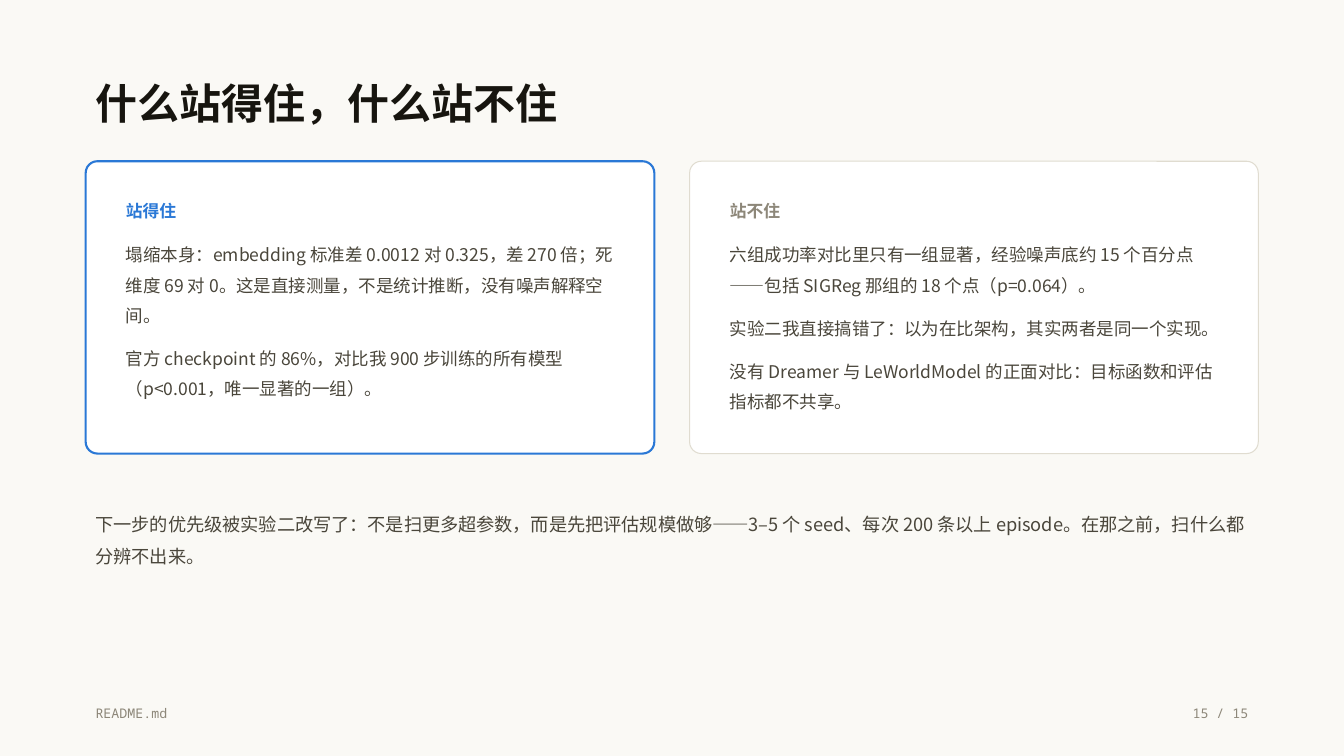
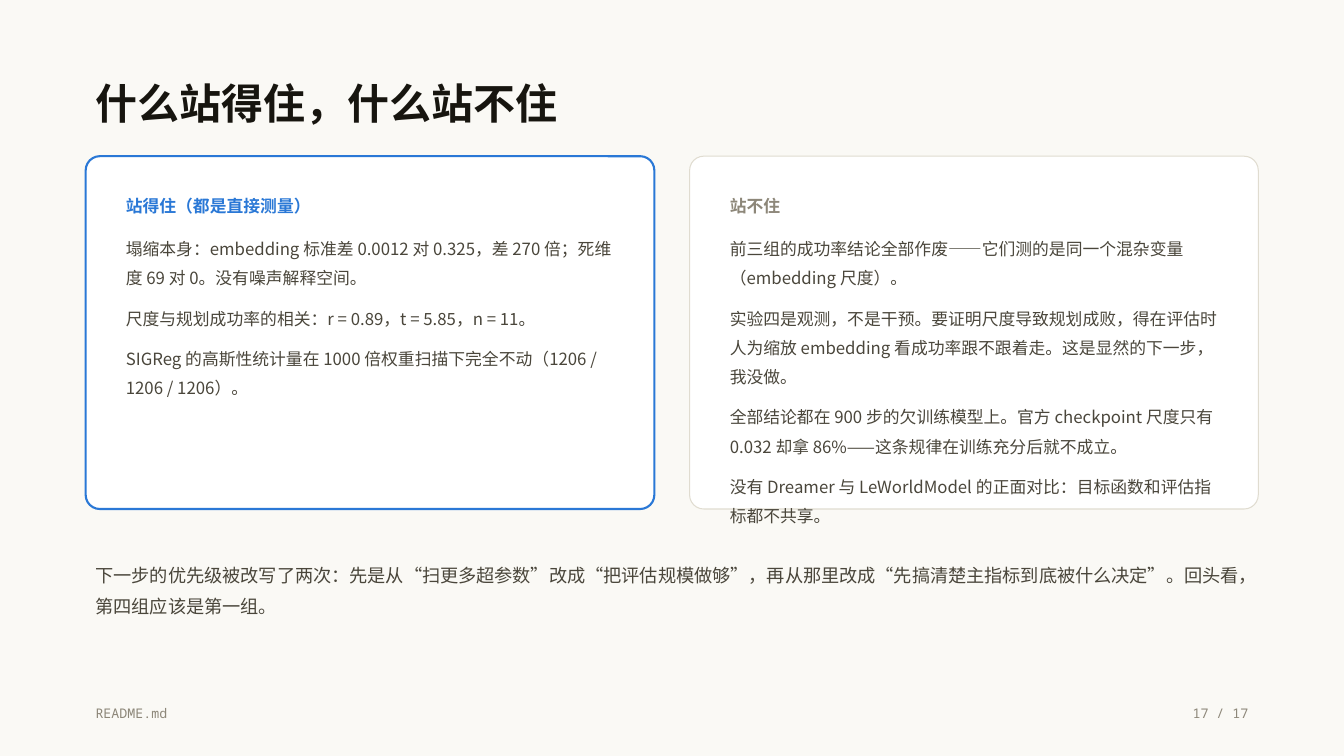
Before and after one commit to ZephyrFinn/world-models-study, a slide deck: slide 17 of slides/世界模型的两条路线.pptx (slide 15 before the commit). Drawn at 1344x756 pixels with LibreOffice and Linux fonts; fonts in the diff are those of the drawing. Boxes give left, top, right and bottom in pixels: in the first picture for what was removed or moved away, otherwise in the second. Text is boxed around its words. In the diff, an @@ line names an element or a change of style, - is before the commit and + after.

```diff
--- a/slides/世界模型的两条路线.pptx
+++ b/slides/世界模型的两条路线.pptx
@@ rounded rectangle: place and size @@
-rounded rectangle at [86, 161, 654, 454]
+rounded rectangle at [86, 156, 654, 509]
@@ rounded rectangle: place and size @@
-rounded rectangle at [690, 161, 1258, 454]
+rounded rectangle at [690, 156, 1258, 509]
@@ text at [126, 197, 611, 396]: text changed; size 12.5 to 12 pt @@
-站得住
-塌缩本身：embedding 标准差 0.0012 对 0.325，差 270 倍；死维度 69 对 0。这是直接测量，不是统计推断，没有噪声解释空间。
-官方 checkpoint 的 86%，对比我 900 步训练的所有模型（p<0.001，唯一显著的一组）。
+站得住（都是直接测量）
+塌缩本身：embedding 标准差 0.0012 对 0.325，差 270 倍；死维度 69 对 0。没有噪声解释空间。
+尺度与规划成功率的相关：r = 0.89，t = 5.85，n = 11。
+SIGReg 的高斯性统计量在 1000 倍权重扫描下完全不动（1206 / 1206 / 1206）。
@@ text at [730, 241, 1217, 455]: text changed; size 12.5 to 12 pt @@
-六组成功率对比里只有一组显著，经验噪声底约 15 个百分点——包括 SIGReg 那组的 18 个点（p=0.064）。
-实验二我直接搞错了：以为在比架构，其实两者是同一个实现。
+前三组的成功率结论全部作废——它们测的是同一个混杂变量（embedding 尺度）。
+实验四是观测，不是干预。要证明尺度导致规划成败，得在评估时人为缩放 embedding 看成功率跟不跟着走。这是显然的下一步，我没做。
+全部结论都在 900 步的欠训练模型上。官方 checkpoint 尺度只有 0.032 却拿 86%——这条规律在训练充分后就不成立。
@@ text at [730, 479, 1211, 495]: size 12.5 to 12 pt in "没有 Dreamer 与 LeWorldModel 的正面对比：目标函数和评估指标都不共享。"; less space between paragraphs @@
@@ text at [96, 566, 1257, 615]: text changed @@
-下一步的优先级被实验二改写了：不是扫更多超参数，而是先把评估规模做够——3–5 个 seed、每次 200 条以上 episode。在那之前，扫什么都分辨不出来。
+下一步的优先级被改写了两次：先是从“扫更多超参数”改成“把评估规模做够”，再从那里改成“先搞清楚主指标到底被什么决定”。回头看，第四组应该是第一组。
@@ text at [1193, 708, 1248, 718]: text changed @@
-15 / 15
+17 / 17
```
Also in this commit, not shown: 13 other slides changed, 3 slides added, 1 slide removed, 4 other files.
